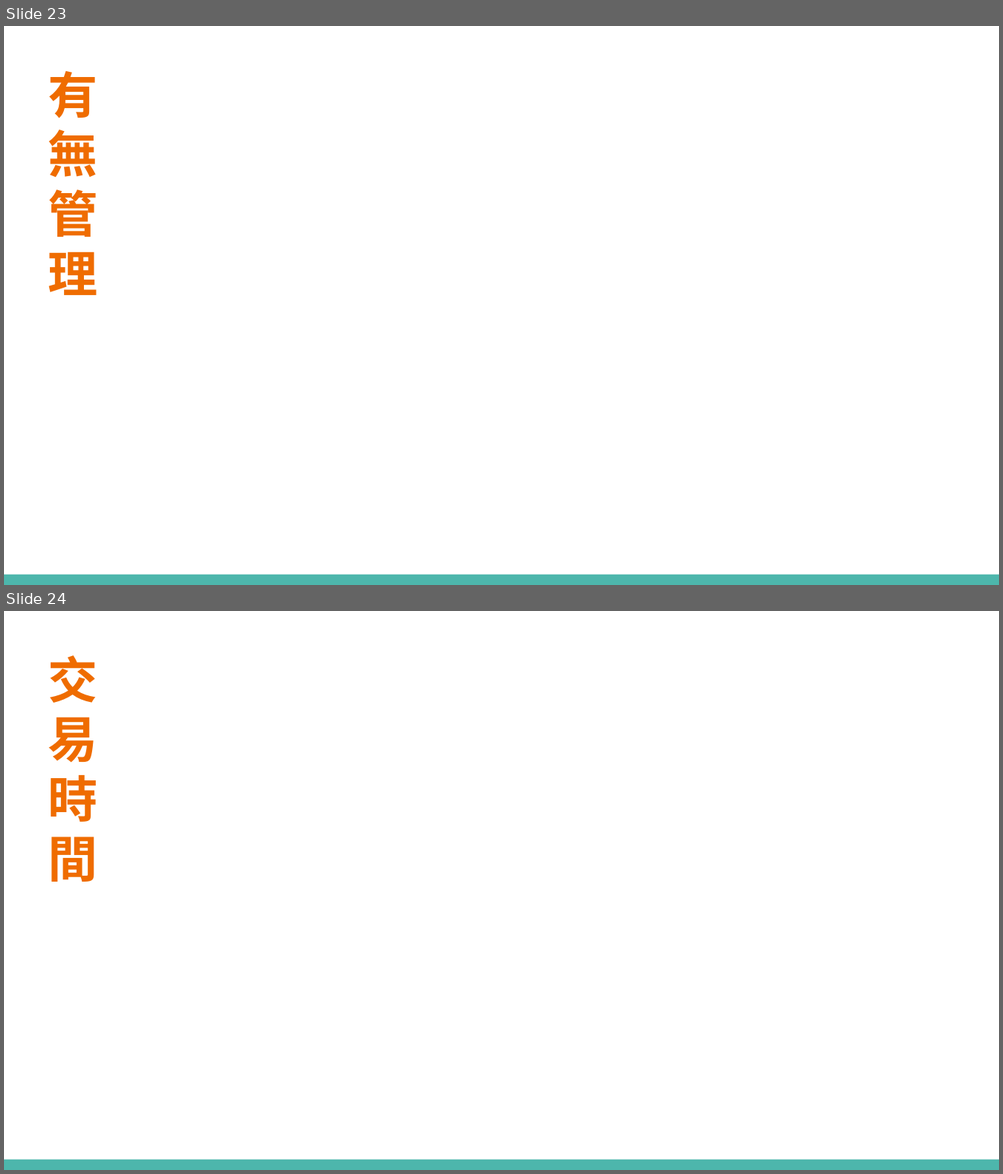
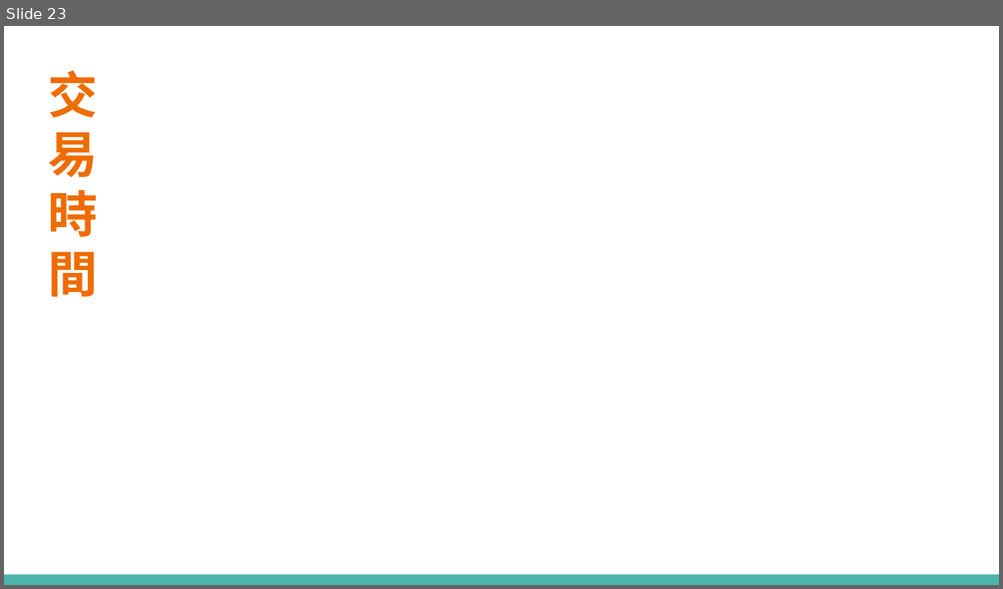
Before and after one commit to henry186/real-estate, a slide deck: 報告/報告.pptx. Shown one above the other, each under a label of ours: slides 23 and 24 before the commit, slide 23 after it. The pictures are 1003x1174 and 1003x589 pixels, drawn with LibreOffice and Linux fonts; fonts in the diff are those of the drawing. Boxes give left, top, right and bottom in pixels: in the first picture for what was removed or moved away, otherwise in the second. Text is boxed around its words. In the diff, an @@ line names an element or a change of style, - is before the commit and + after.

```diff
--- a/報告/報告.pptx
+++ b/報告/報告.pptx
@@ slide 23 removed at bbox=[4, 26, 999, 585], background #FFFFFF; not listed: 1 template element that a slide beside it also shows @@
@@ title removed at bbox=[48, 71, 97, 295] @@
-有無管理
@@ what was slide 24 is now slide 23 @@
```
Also in this commit, not shown: 1 slide changed, 2 other files.
